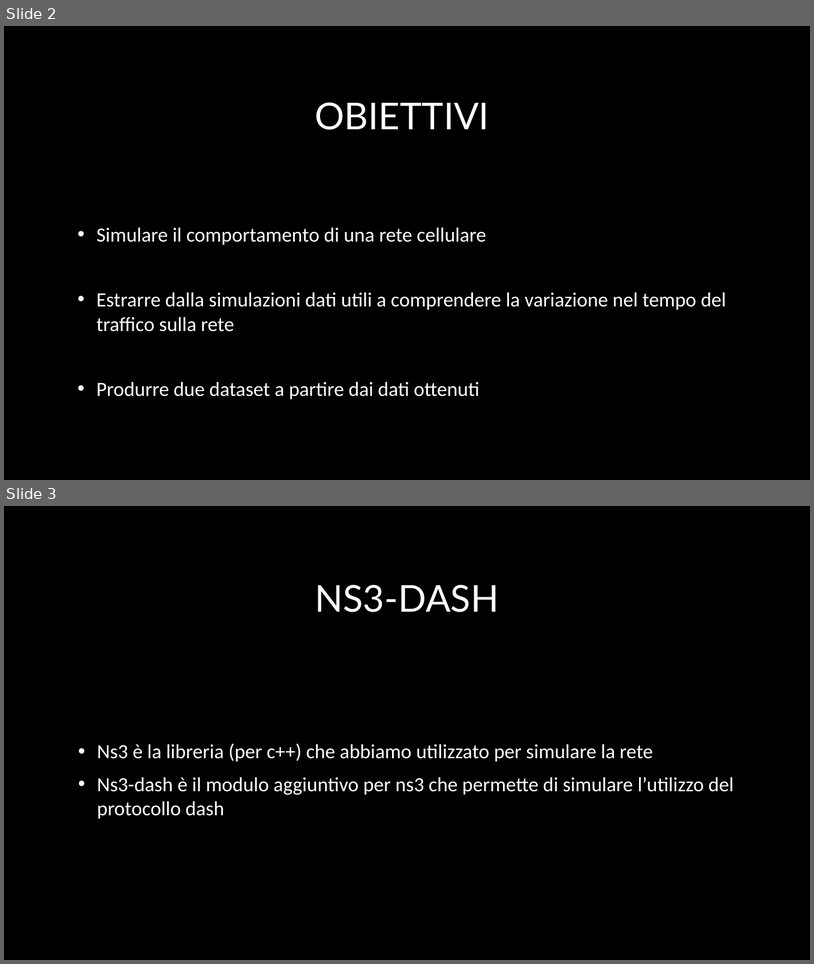
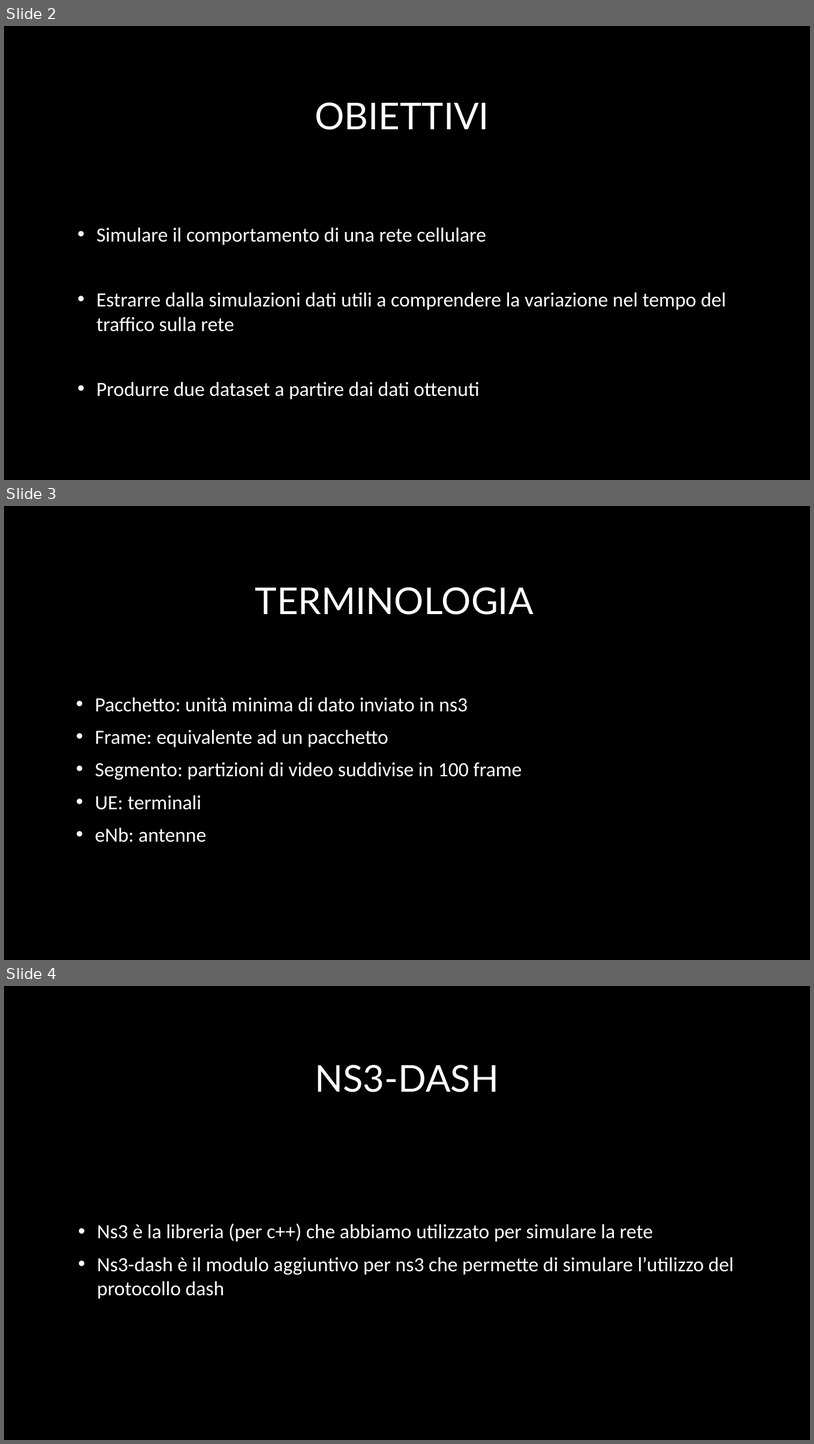
Before and after one commit to IacoSimoncini/dash-ns3, a slide deck: presentazione_ns3.pptx. Shown one above the other, each under a label of ours: slides 2 and 3 before the commit, slides 2, 3 and 4 after it. The pictures are 814x964 and 814x1444 pixels, drawn with LibreOffice and Linux fonts; fonts in the diff are those of the drawing; background and template pictures are left out. Boxes give left, top, right and bottom in pixels: in the first picture for what was removed or moved away, otherwise in the second. Text is boxed around its words. In the diff, an @@ line names an element or a change of style, - is before the commit and + after.

```diff
--- a/presentazione_ns3.pptx
+++ b/presentazione_ns3.pptx
@@ slide 3 added at <box>4,506,810,960</box>, background picture (left out) @@
@@ title added at <box>255,587,534,615</box>, 44 pt, text #FFFFFF @@
+TERMINOLOGIA
@@ text added at <box>95,697,522,842</box>, 24 pt, text #FFFFFF @@
+• Pacchetto: unità minima di dato inviato in ns3
+• Frame: equivalente ad un pacchetto
+• Segmento: partizioni di video suddivise in 100 frame
+• UE: terminali
+• eNb: antenne
@@ what was slide 3 is now slide 4 @@
```
Also in this commit, not shown: 6 slides changed, 1 other slide added.
